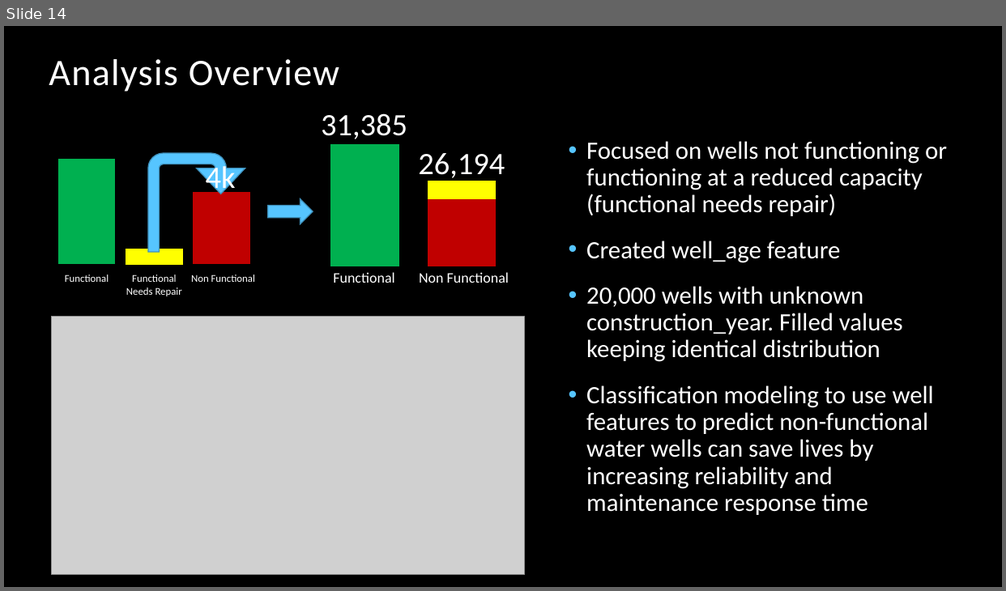
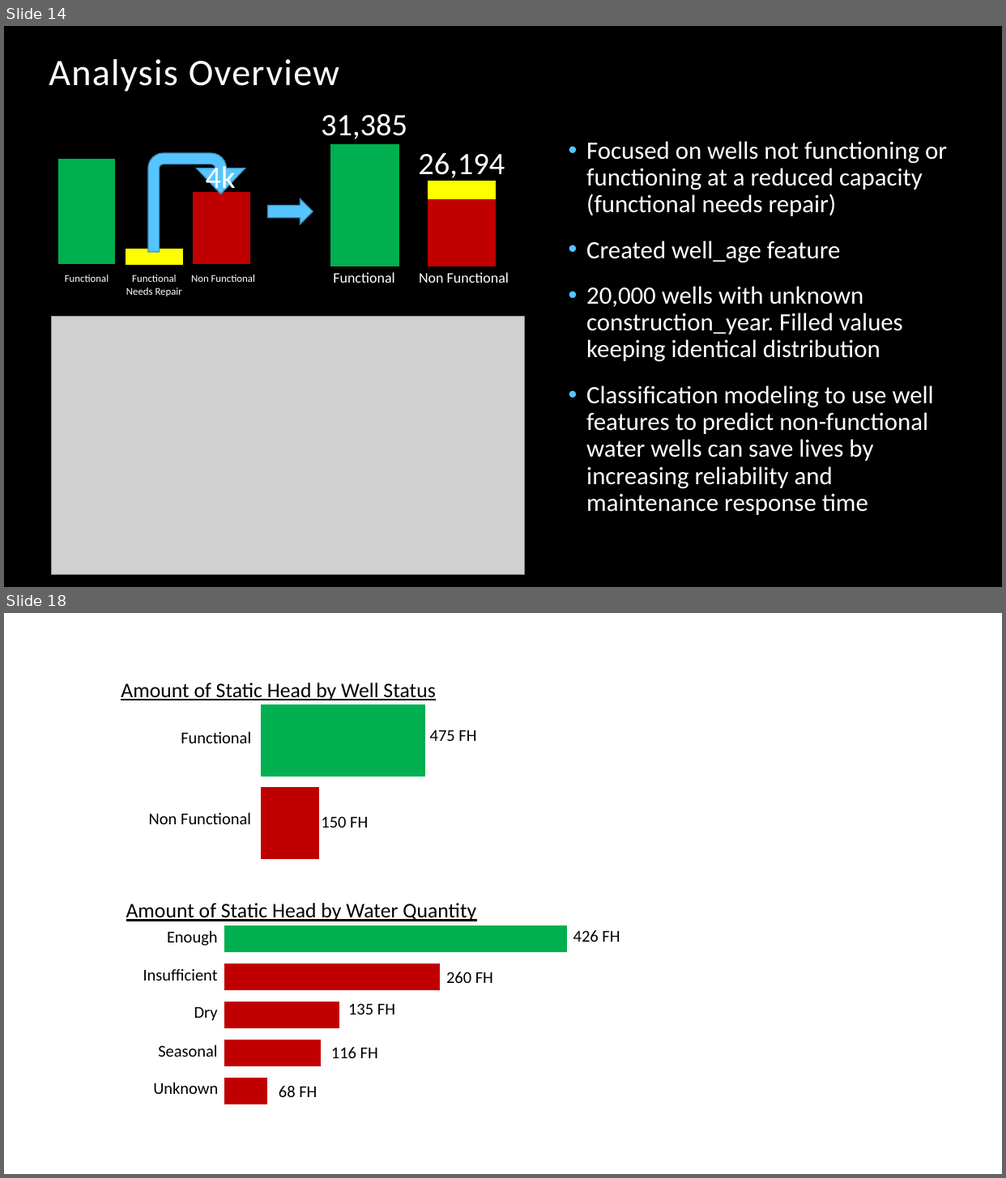
Before and after one commit to bentson1187/phase_3_project, a slide deck: Stakeholder Presentation.pptx. Shown one above the other, each under a label of ours: slide 14 before the commit, slides 14 and 18 after it; the slides between them are not shown. The pictures are 1006x591 and 1006x1178 pixels, drawn with LibreOffice and Linux fonts; fonts in the diff are those of the drawing; grey boxes stand for pictures; background and template pictures are left out. Boxes give left, top, right and bottom in pixels: in the first picture for what was removed or moved away, otherwise in the second. Text is boxed around its words. In the diff, an @@ line names an element or a change of style, - is before the commit and + after.

```diff
--- a/Stakeholder Presentation.pptx
+++ b/Stakeholder Presentation.pptx
@@ slide 18 added at (4, 613, 1002, 1174), background #FFFFFF @@
@@ group added at (121, 683, 620, 1104): 16 texts, 7 rectangles @@
+Amount of Static Head by Well Status
+Functional
+Non Functional
+475 FH
+150 FH
+Enough
+Insufficient
+Dry
+Seasonal
+Unknown
+Amount of Static Head by Water Quantity
+426 FH
+260 FH
+135 FH
+116 FH
+68 FH
```
Also in this commit, not shown: 5 other slides added, 3 other files.
